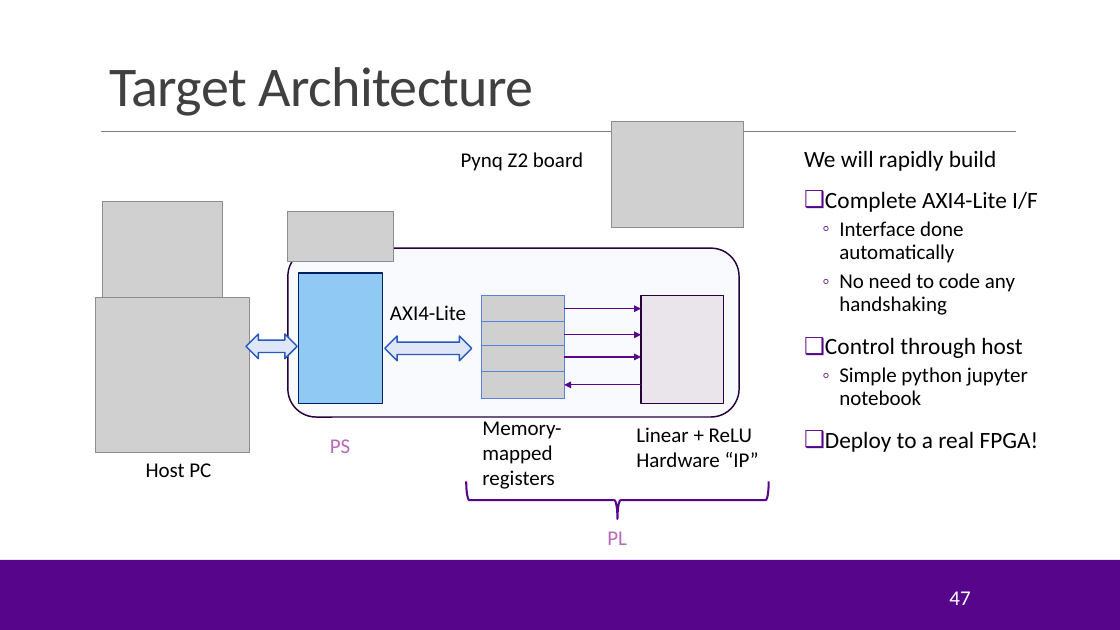
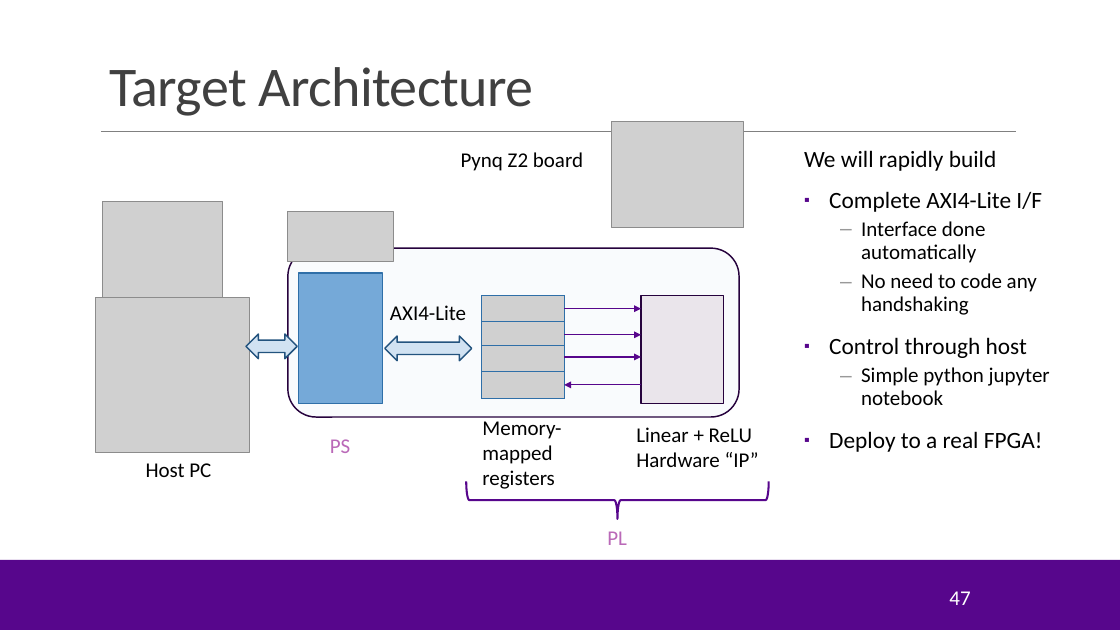
Before and after one commit to sdrangan/hwdesign, a slide deck: slide 47 of units/unit04_procif/procif.pptx. Drawn at 1120x630 pixels with LibreOffice and Linux fonts; fonts in the diff are those of the drawing; grey boxes stand for pictures; background and template pictures are left out. Boxes give left, top, right and bottom in pixels: in the first picture for what was removed or moved away, otherwise in the second. Text is boxed around its words. In the diff, an @@ line names an element or a change of style, - is before the commit and + after.

```diff
--- a/units/unit04_procif/procif.pptx
+++ b/units/unit04_procif/procif.pptx
@@ text at (829, 191, 1050, 452): bullet ❑ to ▪; bullet ◦ to –; bullet colour #57068C to #999999 @@
@@ rounded rectangle at (288, 248, 739, 417): fill #DEE6F8 at 20% opacity to #E3EDF6 at 20% opacity @@
@@ rectangle at (298, 273, 382, 403): fill #8FC9F4 to #75A9D8; outline #002060 1.25 pt to #2F6FA8 1.25 pt @@
@@ left right arrow at (246, 334, 297, 359): fill #DEE6F8 to #D1E2F2; outline #2958BE 1.25 pt to #23537E 1.25 pt @@
@@ left right arrow at (385, 336, 471, 360): fill #DEE6F8 to #D1E2F2; outline #2958BE 1.25 pt to #23537E 1.25 pt @@
```
Also in this commit, not shown: 6 other slides changed, 5 slides added, 13 slides removed, 3 other files.
